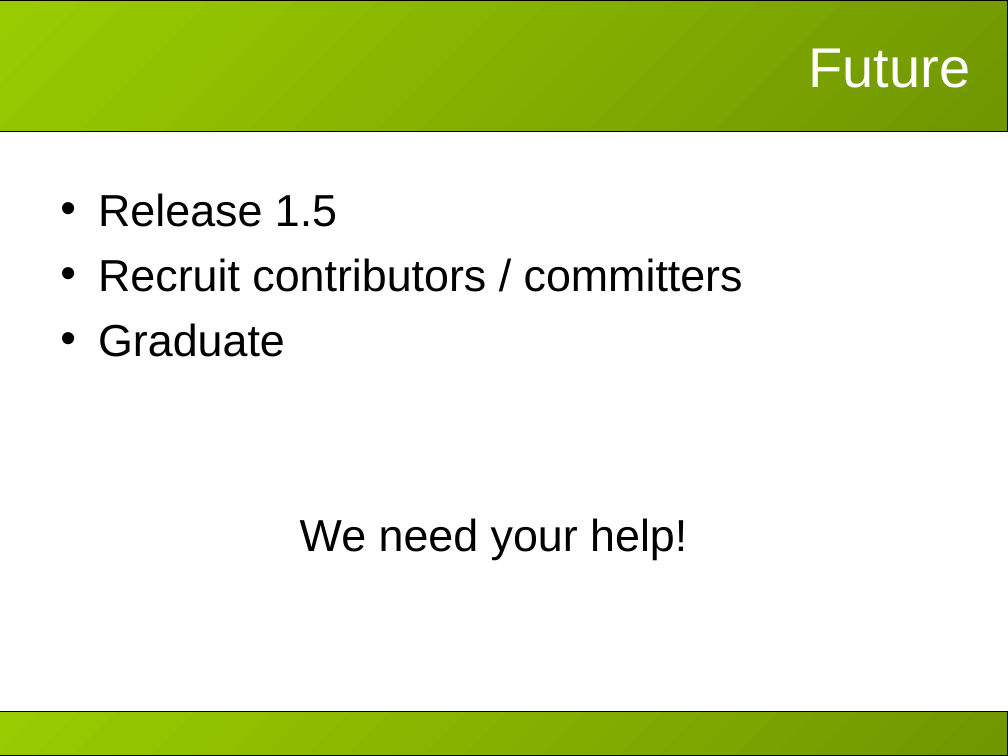
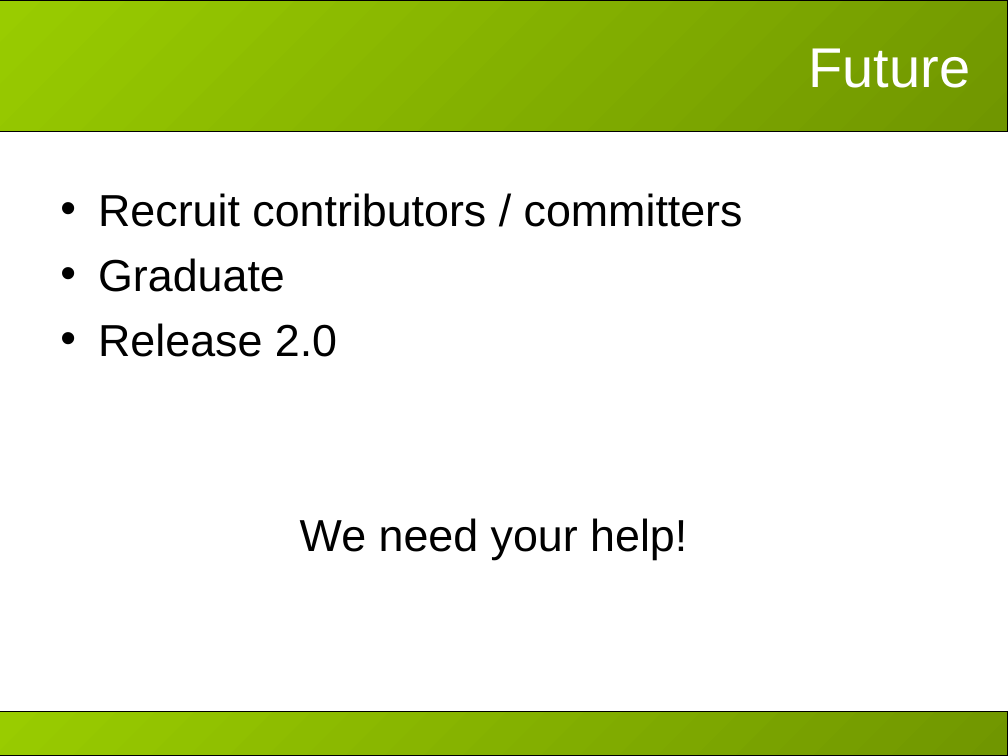
Before and after one commit to apache/ant-ivy, a slide deck: slide 28 of doc/presentations/apache-con-2007/slides.ppt. Drawn at 1008x756 pixels with LibreOffice and Linux fonts; fonts in the diff are those of the drawing; background and template pictures are left out. Boxes give left, top, right and bottom in pixels: in the first picture for what was removed or moved away, otherwise in the second. Text is boxed around its words. In the diff, an @@ line names an element or a change of style, - is before the commit and + after.

```diff
--- a/doc/presentations/apache-con-2007/slides.ppt
+++ b/doc/presentations/apache-con-2007/slides.ppt
@@ text at [98,193,337,227]: paragraph removed @@
-• Release 1.5
@@ text at [98,323,337,357]: paragraph added @@
+• Release 2.0
```
Also in this commit, not shown: 4 other slides changed, 13 other files.
